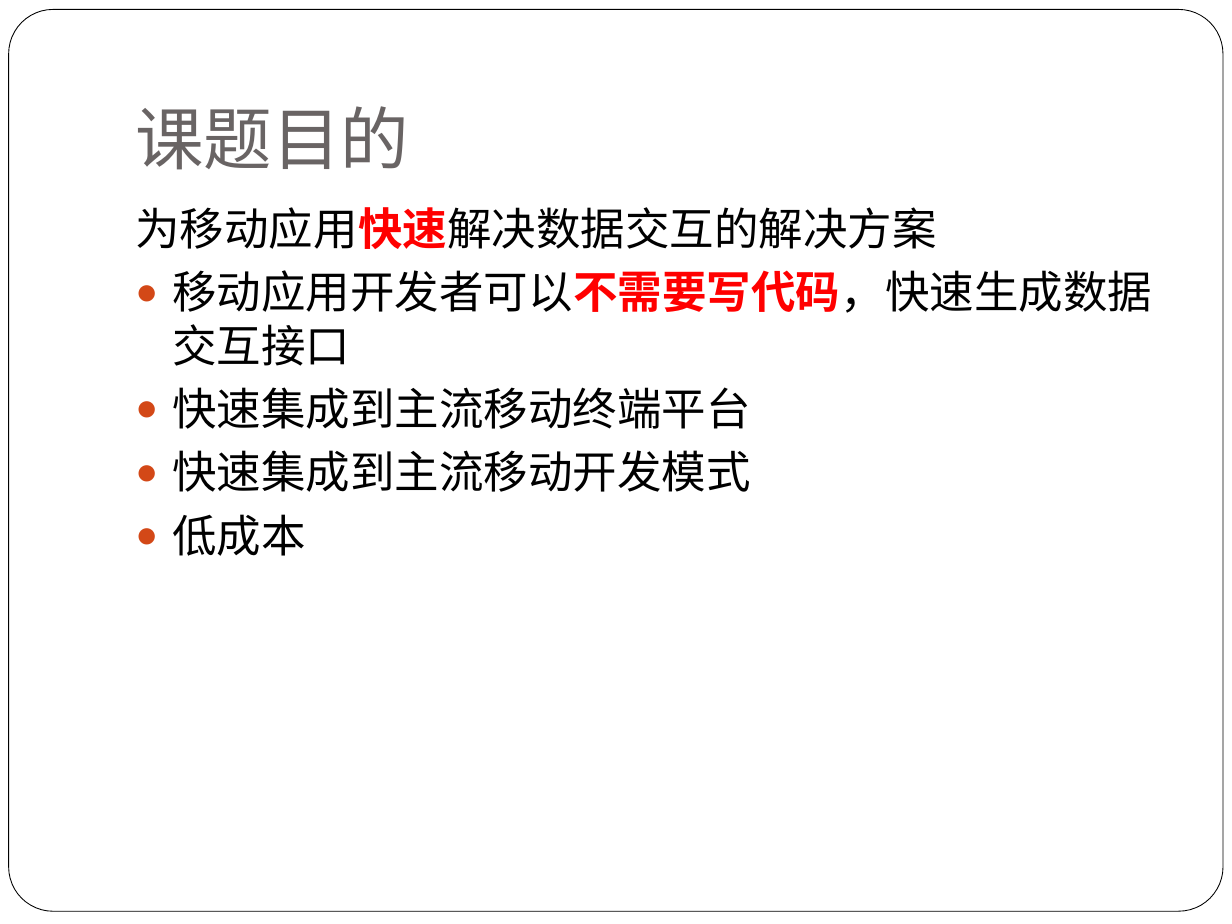
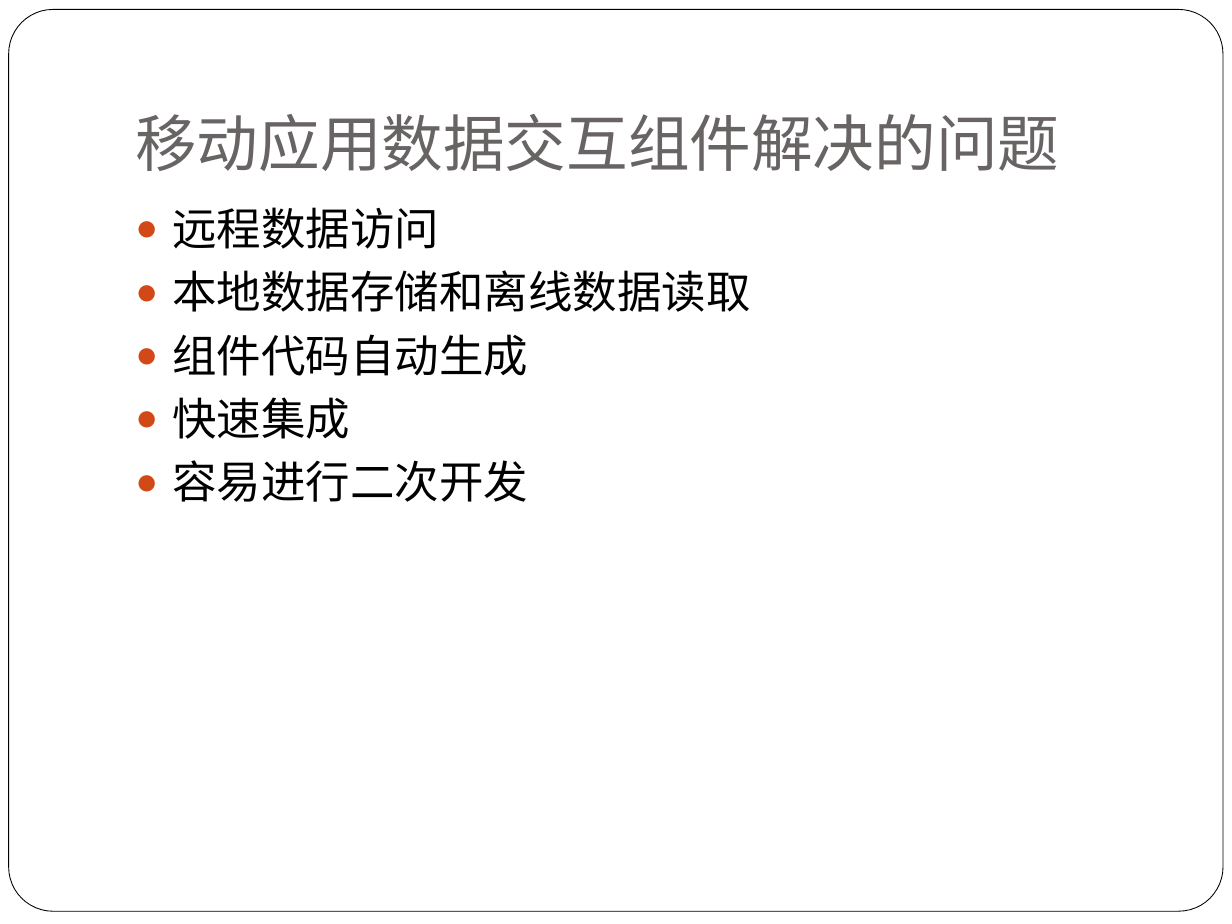
Before and after one commit to alucard263096/MyPaper, a slide deck: slide 11 of 论文PPT.pptx (slide 3 before the commit). Drawn at 1232x924 pixels with LibreOffice and Linux fonts; fonts in the diff are those of the drawing. Boxes give left, top, right and bottom in pixels: in the first picture for what was removed or moved away, otherwise in the second. Text is boxed around its words. In the diff, an @@ line names an element or a change of style, - is before the commit and + after.

```diff
--- a/论文PPT.pptx
+++ b/论文PPT.pptx
@@ title at box(135, 114, 1059, 171): text changed; size 40 to 36 pt @@
-课题目的
+移动应用数据交互组件解决的问题
@@ text at box(172, 207, 751, 502): text changed @@
-为移动应用快速解决数据交互的解决方案
-● 移动应用开发者可以不需要写代码，快速生成数据交互接口
-● 快速集成到主流移动终端平台
-● 快速集成到主流移动开发模式
-● 低成本
+● 远程数据访问
+● 本地数据存储和离线数据读取
+● 组件代码自动生成
+● 快速集成
+● 容易进行二次开发
```
Also in this commit, not shown: 4 other slides changed, 14 slides added, 5 slides removed.
